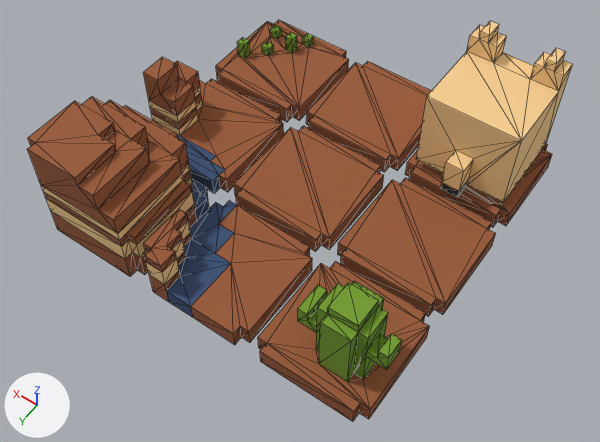
The OBJ model Assets/Models/Chapters/hard_four_tile.obj as it was, and as the next commit left it.
Rendered twice from a camera (50 mm lens) standing at (-3.22, 4.67, 7.05) and looking at (-0.27, 0.55, 0.58). The axes (+X, +Y, +Z) are drawn at lower left. The lights are the same throughout. The picture after the commit comes second. Mesh edges are drawn as thin lines. Where no turn or scale is listed for an object, it has been applied to the vertices. Vertices at exactly the same position are counted once.

Before the edit, the objects in view are built like this:
```python
me_untitled = bpy.data.meshes.new('Untitled')
me_untitled.from_pydata(...)  # 640 vertices, 1250 faces; spans x -1.9..1.9, y -1.9..1.9, z 0.3..1.8
me_untitled.materials.append(mat_palette)  # picture img_hard_four_tile_png
ob_untitled = bpy.data.objects.new('Untitled', me_untitled)
ob_untitled.location = (0.0, 0.0, 0.0)
```
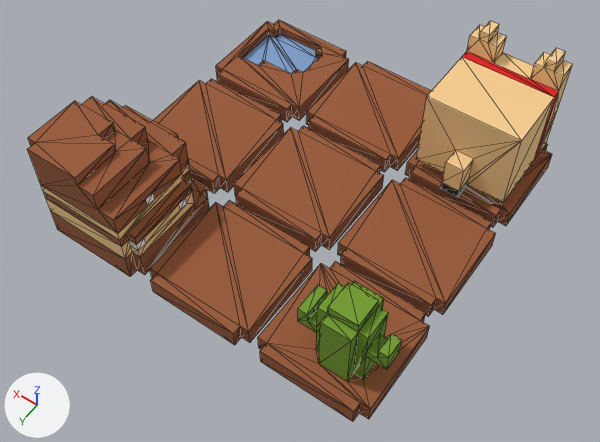
Pixel boxes [x1, y1, x2, y2] of what changed, in the pictures (600 x 442 px; the box of a moved part takes in the faces that stretch with it):
```json
{"part": 1, "of": "me_untitled", "change": "cut back", "before": [143, 57, 312, 345], "after": [114, 160, 240, 334]}
{"part": 2, "of": "me_untitled", "change": "moved or reshaped", "before": [237, 20, 348, 108], "after": [239, 20, 348, 108]}
{"part": 3, "of": "me_untitled", "change": "added", "after": [427, 52, 572, 202], "on screen": "beige"}
{"part": 4, "of": "me_untitled", "change": "surface changed", "before": [188, 41, 249, 210], "after": [188, 158, 220, 210], "on screen": "blue to brown"}
```

Scene script edits in JSON lines:
```json
{"block": "me_untitled", "where": "# used by ob_untitled; location = (0.0, 0.0, 0.0)"}
{"op": "remove", "block": "me_untitled", "code": "me_untitled.from_pydata(...)  # 640 vertices, 1250 faces; spans x -1.9..1.9, y -1.9..1.9, z 0.3..1.8"}
{"op": "add", "block": "me_untitled", "code": "me_untitled.from_pydata(...)  # 585 vertices, 1140 faces; spans x -1.9..1.9, y -1.9..1.9, z 0.3..1.8"}
{"block": "me_untitled", "change": "me_untitled part 1: 100 vertices removed from x 0.0..1.9, y -0.2..1.9, z 0.3..1.2; 23 vertices added at x 0.5..1.7, y 0.7..1.9, z 0.5..1.1"}
{"block": "me_untitled", "change": "me_untitled part 2: 3 vertices moved from x 1.7, y -1.2..-1.1, z 0.5..0.7 to x 1.5..1.8, y -1.1, z 0.4..0.5; 35 vertices removed from x 1.2..1.8, y -1.8..-1.1, z 0.5..0.7; 31 vertices added at x 1.0..1.8, y -1.8..-1.1, z 0.3..0.5"}
{"block": "me_untitled", "change": "me_untitled part 3: 26 vertices added at x -1.8..-0.8, y -1.8..-1.5, z 0.6..1.5"}
{"block": "me_untitled", "change": "me_untitled part 4: 28 kept faces spanning x 0.5..1.9, y -1.1..1.0, z 0.3..0.5 get new texture (UV) coordinates"}
```
